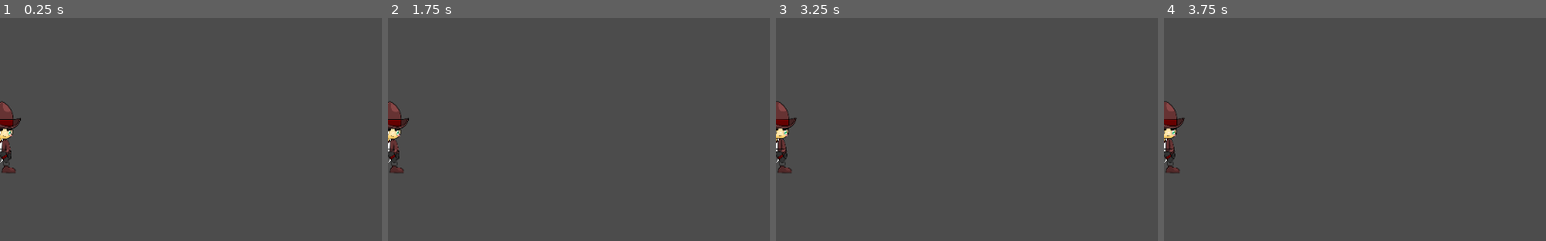
Above: before the commit, frames 1-4 (left to right).
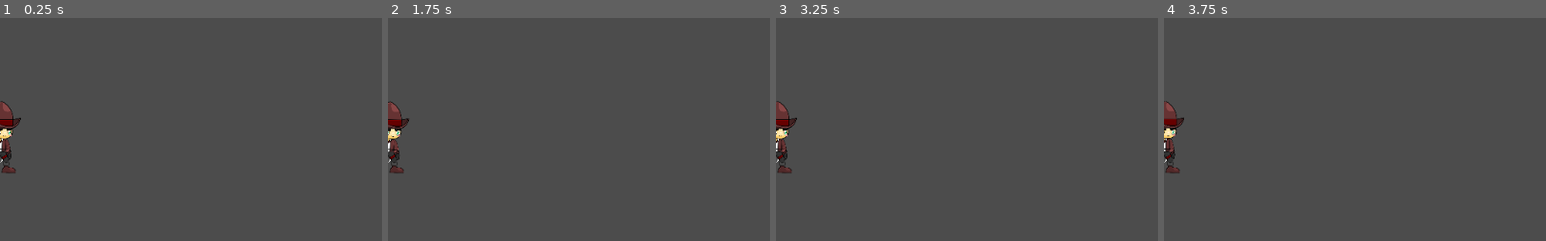
Above: after the commit, the same moments.

Repository: StudioLoading/FATICA
Game: Godot game, scene res://Player.tscn
Same seed, same stepped clock (60 frames per second), same inputs: the game is played once before the commit and once after it. This scene is started directly instead of the project's main scene.
Inputs:
- Up to frame 1 (0.25 s): no input
- Up to frame 2 (1.75 s): tap Enter at 0.5 s; hold Right (ui_right) from 0.53 s (still down); tap Space (ui_select) at 0.77, 1.52 s
- Up to frame 3 (3.25 s): release Right (ui_right) at 2.03 s; hold Left (ui_left) 2.03-2.78 s; hold Right (ui_right) from 2.78 s (still down); tap Space (ui_select) at 3.02 s
- Up to frame 4 (3.75 s): keep holding Right (ui_right)
The pictures show only the part of the screen within x 0-50%, y 23-73%; the shares and areas given below are measured in that part.

The runs differ from the first frame. In frame 1, 0.1% of the frame differs, in the area x 0-6%, y 37-64%; in frame 2, 0.1%; in frame 3, 0.1%; in frame 4, 0.1%, in the area x 0-6%, y 37-63%.
Error before the commit: Invalid set index 'text' (on base: 'null instance') with value of type 'String'. (res://doc.gd:42)
Error after the commit: Invalid set index 'text' (on base: 'null instance') with value of type 'String'. (res://doc.gd:43)

Commit message:
player in tempesta

Diff:
--- a/Player.tscn
+++ b/Player.tscn
@@ -24,7 +24,7 @@
 scale = Vector2( 0.2, 0.2 )
 frames = ExtResource( 2 )
 animation = "Idle"
-frame = 3
+frame = 2
 speed_scale = 8.0
 playing = true
 
@@ -49,5 +49,7 @@
 one_shot = true
 [connection signal="camera_shake_requested" from="." to="Camera2D" method="_on_player_camera_shake_requested"]
 [connection signal="camera_shake_stop" from="." to="Camera2D" method="_on_player_camera_shake_stop"]
+[connection signal="area_entered" from="Area2D" to="." method="_on_Area2D_area_entered"]
+[connection signal="area_exited" from="Area2D" to="." method="_on_Area2D_area_exited"]
 [connection signal="area_shape_entered" from="Area2D" to="." method="_on_Area2D_area_shape_entered"]
 [connection signal="timeout" from="timerGameOver" to="." method="_on_timerGameOver_timeout"]
--- a/doc.gd
+++ b/doc.gd
@@ -7,6 +7,7 @@
 export (int) var gravity_default = 1200
 
 var velocity = Vector2()
+var relative_velocity = Vector2()
 var jumping = false
 var energy = 100
 
@@ -16,11 +17,13 @@
 signal camera_shake_requested
 signal camera_shake_stop
 
+var left
+var right
 
 func get_input():
-	velocity.x = 0
-	var right = Input.is_action_pressed('ui_right')
-	var left = Input.is_action_pressed('ui_left')
+	velocity.x = relative_velocity.x
+	right = Input.is_action_pressed('ui_right')
+	left = Input.is_action_pressed('ui_left')
 	var jump = Input.is_action_just_pressed('ui_select')
 
 	if jump and is_on_floor():
@@ -28,8 +31,6 @@
 		velocity.y = jump_speed
 	if jump and state == STATES.SABBIEMOBILI:
 		velocity.y = jump_speed
-	if state == STATES.RAFFICA:
-		velocity.x = -20
 	if right:
 		velocity.x += run_speed
 	if left:
@@ -44,11 +45,18 @@
 
 	velocity.y += gravity * delta
 
-	if velocity.x != 0 :
+	#if velocity.x != 0 and (
+	if right or left:
 		$AnimatedSprite.play("Run")
-		$AnimatedSprite.flip_h = velocity.x < 0
+	if right:
+		$AnimatedSprite.flip_h = false
+	if left:
+		$AnimatedSprite.flip_h =true
+#		if relative_velocity == Vector2.ZERO or left:
+#			$AnimatedSprite.flip_h = velocity.x < 0
 
-	if velocity.x == 0 :
+	#if velocity.x == 0 :
+	if !left and !right:
 		$AnimatedSprite.play("Idle")
 
 	if jumping and is_on_floor():
@@ -99,3 +107,15 @@
 func _on_timerGameOver_timeout():
 	get_tree().change_scene("res://GameOver.tscn")
 	pass # Replace with function body.
+
+
+func _on_Area2D_area_entered(area):
+	if area.is_in_group('a_tempesta'):
+		relative_velocity = Vector2(-150, 0)
+	pass # Replace with function body.
+
+
+func _on_Area2D_area_exited(area):
+	if area.is_in_group('a_tempesta'):
+		relative_velocity = Vector2.ZERO
+	pass # Replace with function body.
--- a/main.tscn
+++ b/main.tscn
@@ -32,7 +32,7 @@
 b = Vector2( 1033.65, 636.963 )
 
 [sub_resource type="SegmentShape2D" id=6]
-a = Vector2( 373.26, 552.659 )
+a = Vector2( 371.713, 551.9 )
 b = Vector2( 254.693, 553.5 )
 
 [sub_resource type="SegmentShape2D" id=7]
@@ -145,19 +145,19 @@
 shape = SubResource( 8 )
 
 [node name="bufera" parent="background" instance=ExtResource( 5 )]
-position = Vector2( 6000, 0 )
+position = Vector2( 3676.54, -42.7148 )
 
 [node name="player" parent="." groups=[
 "camera_shaker",
 ] instance=ExtResource( 1 )]
-position = Vector2( 114.491, 499.678 )
+position = Vector2( 1177.64, 530.597 )
 run_speed = 300
 
 [node name="foreground" type="Node2D" parent="."]
 position = Vector2( -2098.69, 0 )
 
 [node name="bufera" parent="foreground" instance=ExtResource( 5 )]
-position = Vector2( 6000, 0 )
+position = Vector2( 5855, 0 )
 
 [node name="AudioStreamPlayer" type="AudioStreamPlayer" parent="."]
 stream = ExtResource( 6 )
--- a/snow.tscn
+++ b/snow.tscn
@@ -30,6 +30,9 @@
 scale = 0.01
 scale_random = 0.02
 
+[sub_resource type="RectangleShape2D" id=4]
+extents = Vector2( 1177.89, 782.247 )
+
 [node name="Node2D" type="Node2D" groups=[
 "tempesta",
 ]]
@@ -37,10 +40,19 @@
 [node name="Particles2D" type="Particles2D" parent="."]
 position = Vector2( 582.083, -5.03973 )
 rotation = 1.5708
-amount = 30000
+amount = 20000
 lifetime = 4.7
 speed_scale = 1.86
 randomness = 1.0
 visibility_rect = Rect2( -2000, -100, 4000, 1200 )
 process_material = SubResource( 3 )
 texture = ExtResource( 1 )
+
+[node name="Area2D" type="Area2D" parent="Particles2D" groups=[
+"a_tempesta",
+]]
+position = Vector2( 0, 300 )
+
+[node name="CollisionShape2D" type="CollisionShape2D" parent="Particles2D/Area2D"]
+position = Vector2( 3.77737, 466.274 )
+shape = SubResource( 4 )
Not shown: 1 places in snow.tscn that only renumber resources
